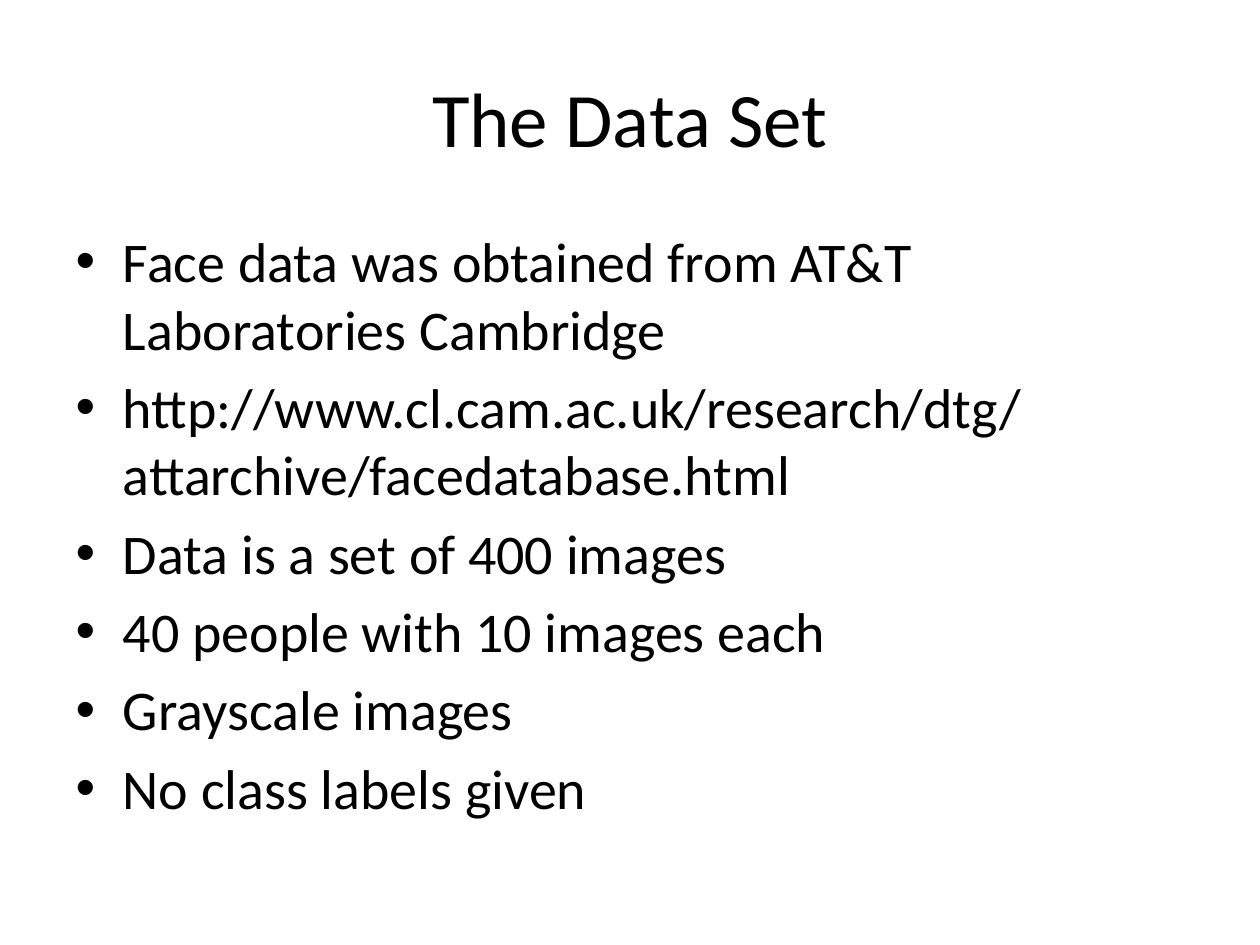
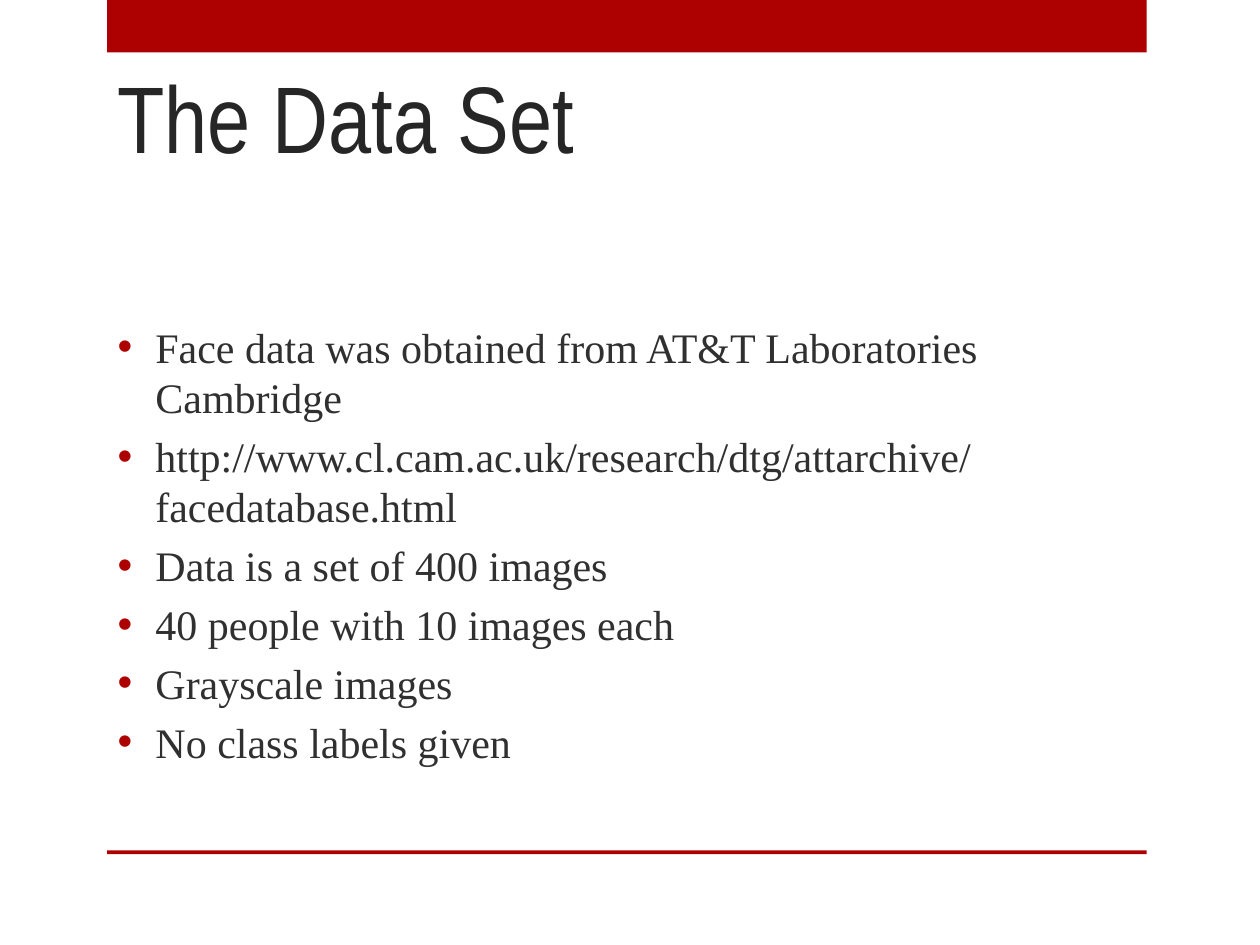
Before and after one commit to ernestrlee/UCSC-Machine-Learning, a slide deck: slide 5 of Picture Perfect.pptx. Drawn at 1260x945 pixels with LibreOffice and Linux fonts; fonts in the diff are those of the drawing; background and template pictures are left out. Boxes give left, top, right and bottom in pixels: in the first picture for what was removed or moved away, otherwise in the second. Text is boxed around its words. In the diff, an @@ line names an element or a change of style, - is before the commit and + after.

```diff
--- a/Picture Perfect.pptx
+++ b/Picture Perfect.pptx
@@ rectangle added at [107,0,1147,53], fill #AD0101 @@
@@ title "The Data Set": place and size @@
-title "The Data Set" at [432,93,827,148]
+title "The Data Set" at [118,84,574,154]
@@ title "The Data Set" at [118,84,574,154]: size 44 to 54 pt, font Calibri to Arial Narrow, text colour #000000 to #262626; alignment centre to left; vertical alignment middle to top @@
@@ text "Face data was obtained from ...": place and size @@
-text "Face data was obtained from ..." at [123,243,1021,819]
+text "Face data was obtained from ..." at [155,333,977,767]
@@ text "Face data was obtained from ..." at [155,333,977,767]: size 32 to 24 pt, font Calibri to Times New Roman, text colour #000000 to #303030; indent changed; less space between paragraphs @@
@@ rectangle added at [107,850,1147,854], fill #AD0101 @@
```
Also in this commit, not shown: 8 other slides changed, 6 slides added, 1 slide removed, 3 other files.
